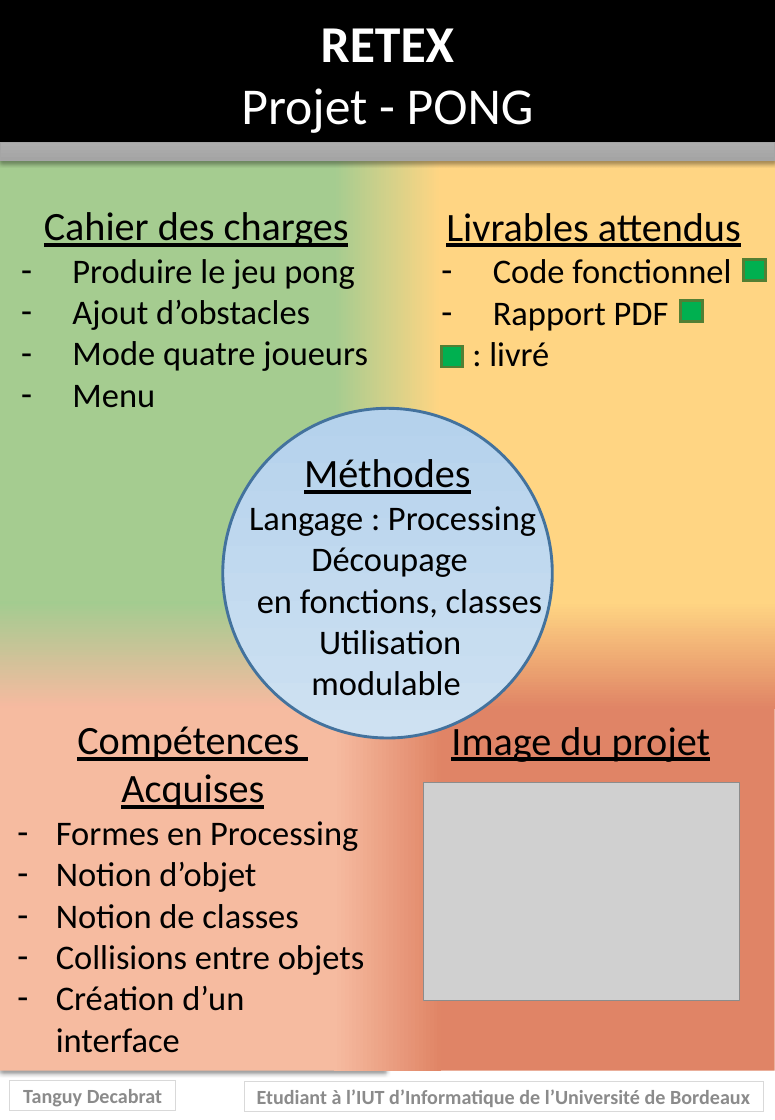
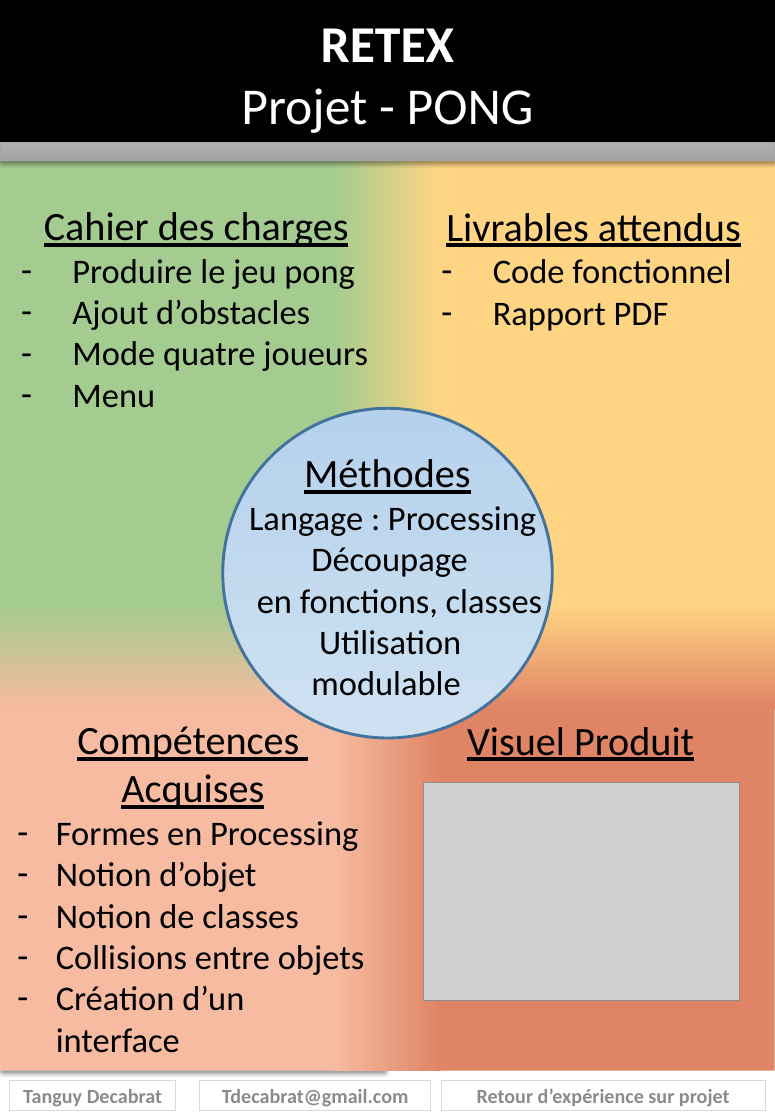
Before and after one commit to TDecabrat/TDecabrat.github.io, a slide deck: slide 1 of assets/Tanguy_Decabrat_S2C_RETEX_PONG.pptx. Drawn at 775x1120 pixels with LibreOffice and Linux fonts; fonts in the diff are those of the drawing; grey boxes stand for pictures. Boxes give left, top, right and bottom in pixels: in the first picture for what was removed or moved away, otherwise in the second. Text is boxed around its words. In the diff, an @@ line names an element or a change of style, - is before the commit and + after.

```diff
--- a/assets/Tanguy_Decabrat_S2C_RETEX_PONG.pptx
+++ b/assets/Tanguy_Decabrat_S2C_RETEX_PONG.pptx
@@ rectangle removed at bbox=[744, 259, 766, 280] @@
@@ rectangle removed at bbox=[681, 301, 703, 321] @@
@@ rectangle removed at bbox=[441, 346, 463, 367] @@
@@ text at bbox=[489, 342, 549, 367]: paragraph removed @@
-: livré
@@ text at bbox=[467, 727, 694, 761]: text changed @@
-Image du projet
+Visuel Produit
@@ rectangle "Tdecabrat@gmail.com": place and size @@
-rectangle "Tdecabrat@gmail.com" at bbox=[244, 1081, 763, 1111]
+rectangle "Tdecabrat@gmail.com" at bbox=[199, 1080, 431, 1110]
@@ text in rectangle at bbox=[222, 1089, 409, 1107]: text changed @@
-Etudiant à l’IUT d’Informatique de l’Université de Bordeaux
+Tdecabrat@gmail.com
@@ rectangle added at bbox=[441, 1080, 766, 1110], outline #D9D9D9 0 pt, 14 pt, text #8B8B8B, bold @@
+Retour d’expérience sur projet
```
Also in this commit, not shown: 25 other slides changed, 2 slides added, 36 other files.
